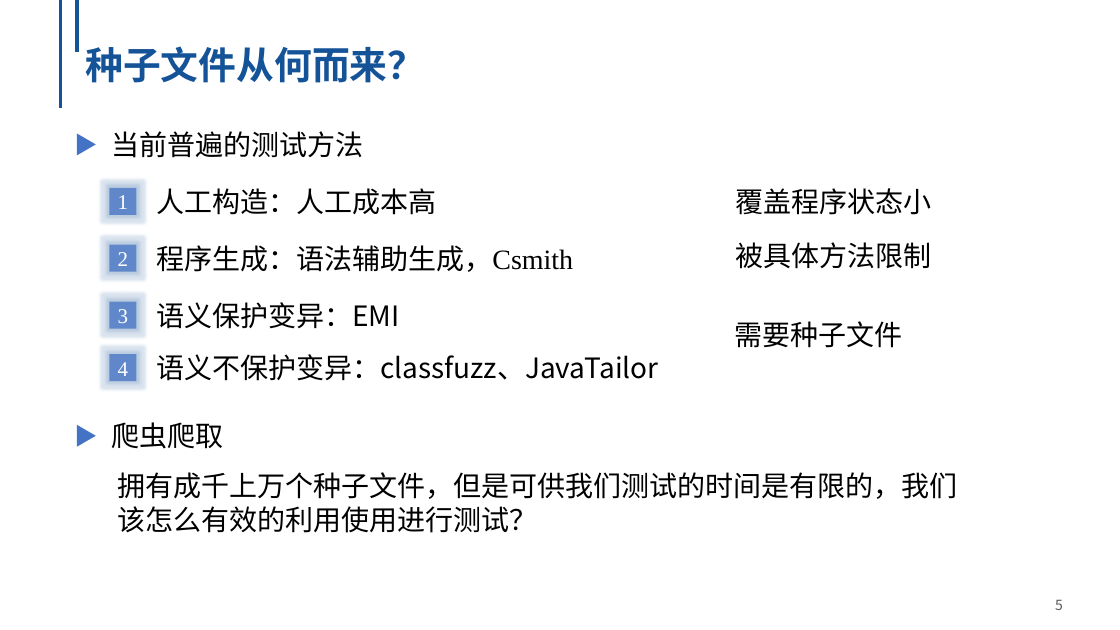
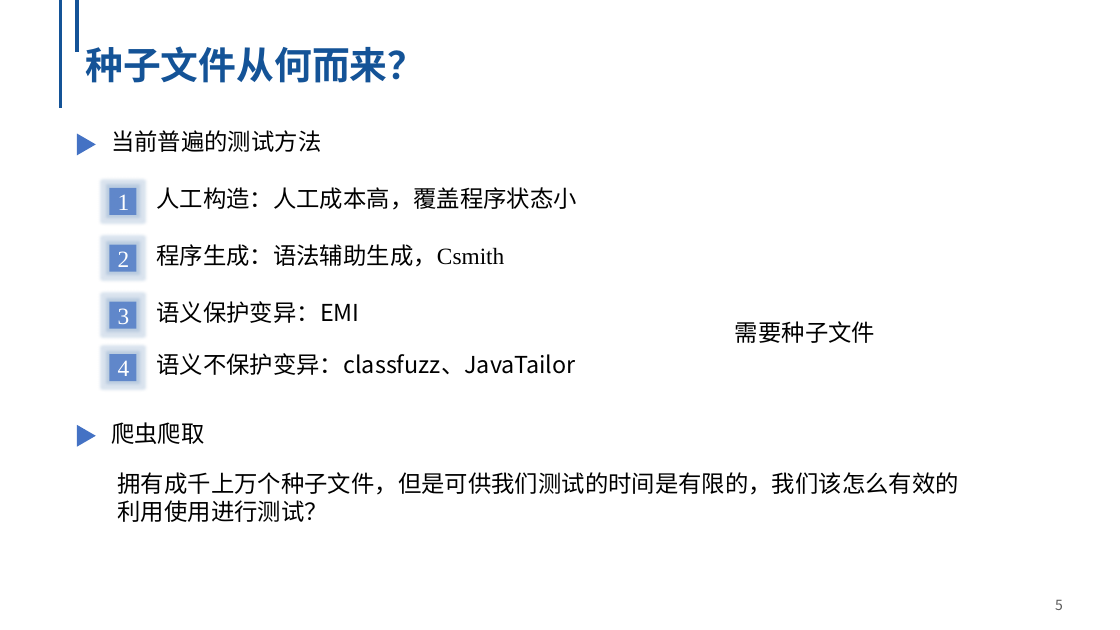
Before and after one commit to NingmoRain/NingmoRain.github.io, a slide deck: slide 5 of files/OptiMin.pptx. Drawn at 1120x630 pixels with LibreOffice and Linux fonts; fonts in the diff are those of the drawing; background and template pictures are left out. Boxes give left, top, right and bottom in pixels: in the first picture for what was removed or moved away, otherwise in the second. Text is boxed around its words. In the diff, an @@ line names an element or a change of style, - is before the commit and + after.

```diff
--- a/files/OptiMin.pptx
+++ b/files/OptiMin.pptx
@@ text at <box>156,187,577,210</box>: text changed; size 24 to 20 pt @@
-人工构造：人工成本高
+人工构造：人工成本高，覆盖程序状态小
@@ text removed at <box>735,188,931,215</box> @@
-覆盖程序状态小
@@ text removed at <box>735,242,931,269</box> @@
-被具体方法限制
@@ rectangle "4" at <box>109,355,136,381</box>: size 18 to 20 pt @@
@@ size 24 to 20 pt in 7 elements at <box>111,130,321,152</box>, <box>111,422,204,444</box>, <box>156,244,504,267</box>, <box>156,301,359,323</box>, <box>156,353,575,375</box>, <box>735,321,875,343</box>, <box>118,472,959,522</box> @@
```
Also in this commit, not shown: 6 other slides changed, 2 slides added.
